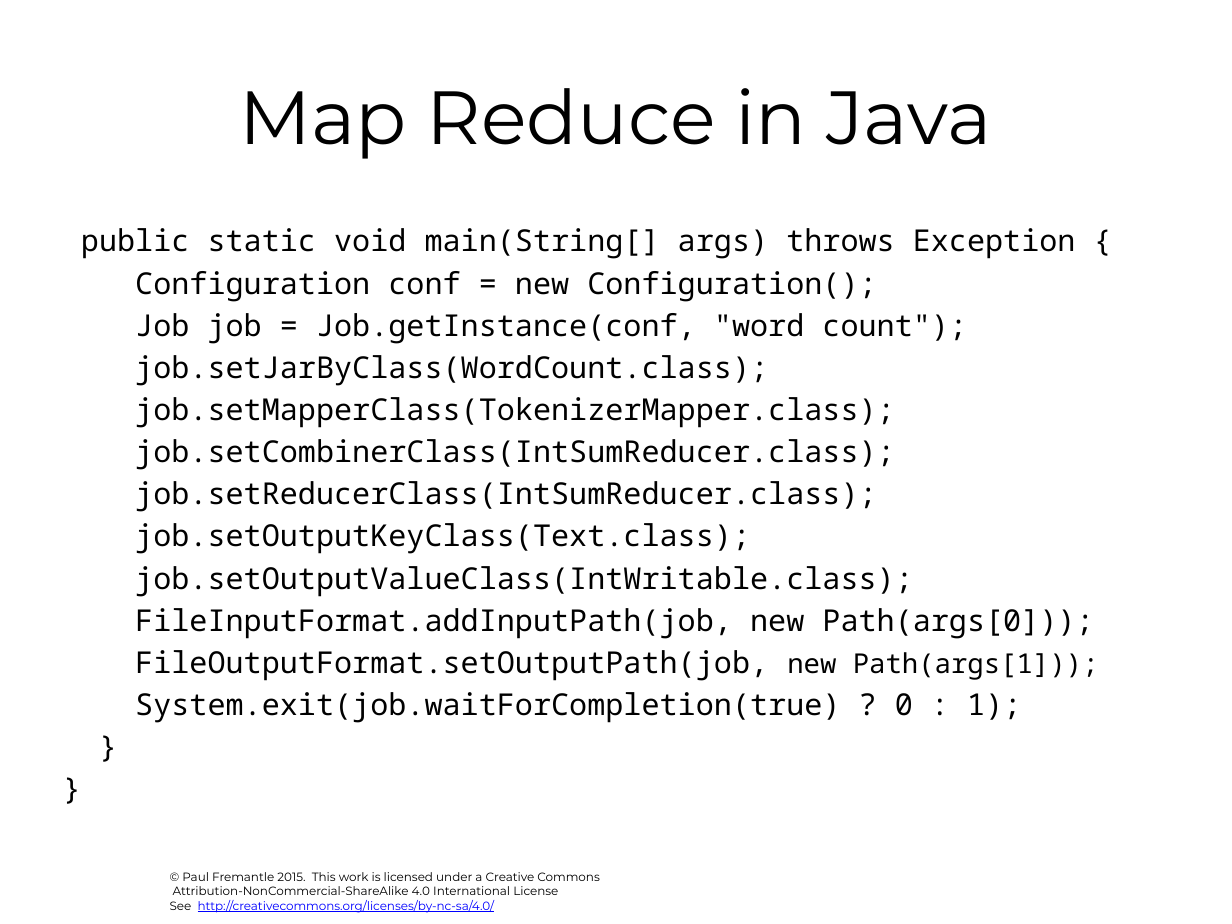
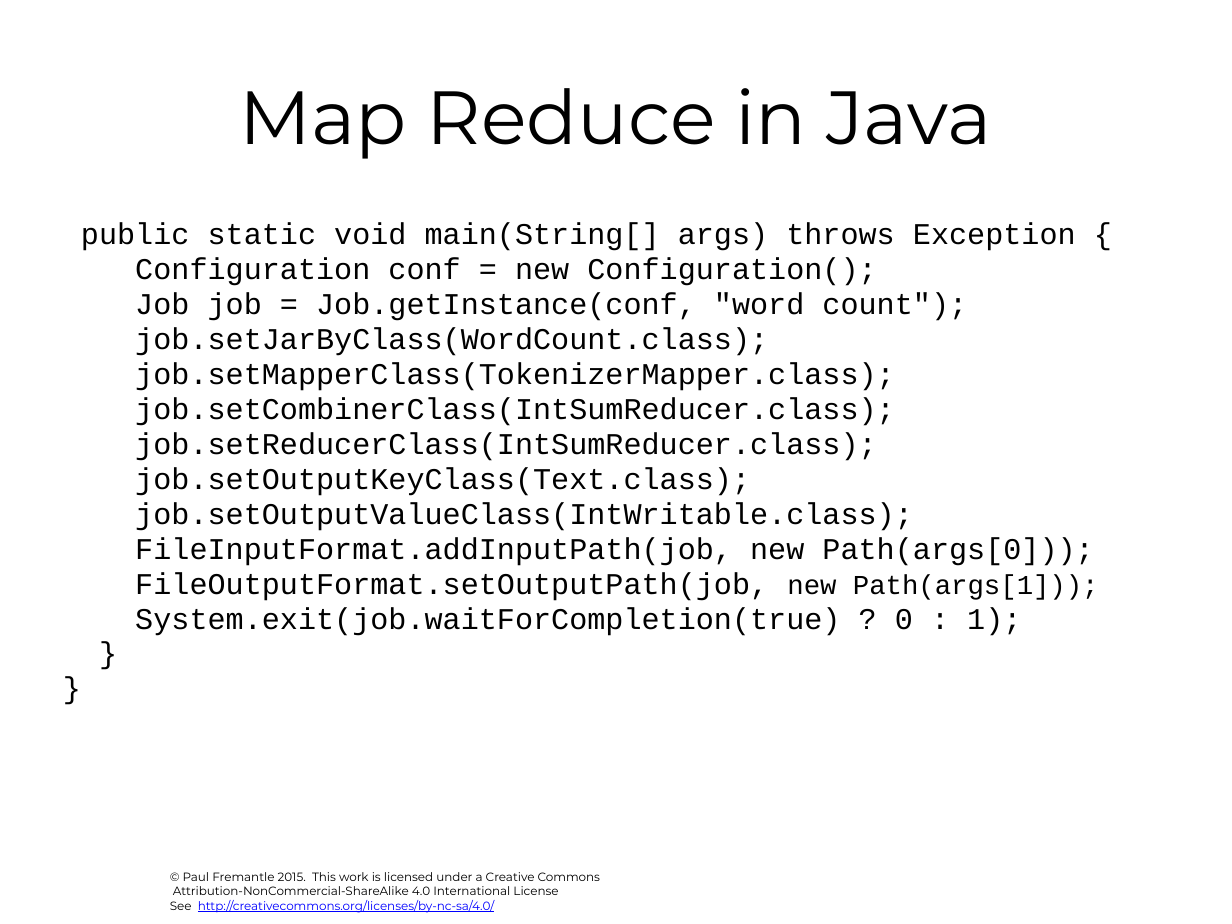
Before and after one commit to pzfreo/ox-clo, a slide deck: slide 36 of pres-source/06-mr-hadoop.pptx. Drawn at 1232x924 pixels with LibreOffice and Linux fonts; fonts in the diff are those of the drawing; background and template pictures are left out. Boxes give left, top, right and bottom in pixels: in the first picture for what was removed or moved away, otherwise in the second. Text is boxed around its words. In the diff, an @@ line names an element or a change of style, - is before the commit and + after.

```diff
--- a/pres-source/06-mr-hadoop.pptx
+++ b/pres-source/06-mr-hadoop.pptx
@@ text "public static void main(String[] args) ..." at [81, 223, 1099, 636]: font Noto Sans Mono to Courier New; size 16 to 15.9 pt in "new Path(args[1]));"; line spacing 1 to 0.8; less space between paragraphs @@
```
Also in this commit, not shown: 30 other slides changed, 1 slide added, 1 slide removed, 45 other files.
